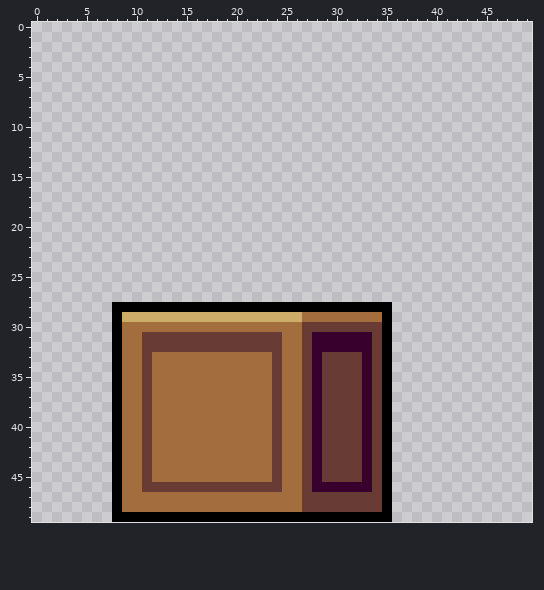
A pixel-art sprite gets an edit: img/crate.png. Above, as it was before the edit.
The file is 52x50 pixels. The old version is drawn lined up with the new one, on the new canvas.
Now the later version:
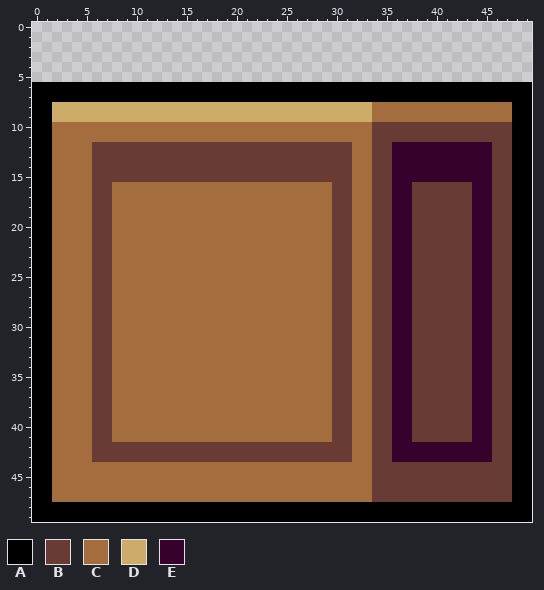
Palette (. is transparent): A #000000  B #683c34  C #a36d3e  D #ccac68  E #38002c
Changes in this commit:
canvas 52x50 -> 50x50, the old top-left corner now at -2,0 (the part of the old canvas that was cut away was empty and is not shown)
The author put colour A in rows 6 to 7 at x 0 to 49; in rows 8 to 47 at x 0 to 1 and 48 to 49; in rows 48 to 49 at x 0 to 7 and 36 to 49.
Colour B becomes colour A in row 48 at x 27 to 34.
Colour C becomes colour A in row 48 at x 9 to 26.
The author put colour B in rows 10 to 11 at x 34 to 47; in rows 12 to 15 at x 6 to 31, 34 to 35 and 46 to 47; in rows 16 to 27 at x 6 to 7, 30 to 31, 34 to 35, 38 to 43 and 46 to 47; in rows 28 to 41 at x 6 to 7, 38 to 43 and 46 to 47; in rows 42 to 43 at x 6 to 7 and 46 to 47; in rows 44 to 47 at x 36 to 47.
Colour A becomes colour B in row 28 at x 30 to 31 and 34 to 35; in rows 29 to 41 at x 35; in rows 42 to 43 at x 8 and 35; in rows 44 to 47 at x 35.
Colour C becomes colour B in row 29 at x 30 to 31 and 34; in rows 42 to 43 at x 9 to 10, 12 to 23 and 25 to 26.
Colour E becomes colour B in rows 31 to 32 at x 30 to 31; in rows 42 to 43 at x 28.
The author put colour C in rows 8 to 9 at x 34 to 47; in rows 10 to 11 at x 2 to 33; in rows 12 to 15 at x 2 to 5 and 32 to 33; in rows 16 to 27 at x 2 to 5, 8 to 29 and 32 to 33; in rows 28 to 43 at x 2 to 5; in rows 44 to 47 at x 2 to 7.
Colour A becomes colour C in row 28 at x 8 to 29 and 32 to 33; in rows 29 to 41 at x 8; in rows 44 to 47 at x 8.
Colour B becomes colour C in row 30 at x 27 to 29 and 32 to 33; in rows 31 to 32 at x 11 to 24 and 27; in rows 33 to 41 at x 11, 24, 27, 29 and 32; in rows 42 to 43 at x 32; in rows 44 to 45 at x 11, 24, 27 and 29 to 32; in row 46 at x 11 to 24 and 27.
Colour B becomes colour C in row 47 at x 27 to 33.
Colour D becomes colour C in row 29 at x 9 to 26.
Colour E becomes colour C in rows 31 to 32 at x 28 to 29 and 32 to 33; in rows 33 to 41 at x 28 and 33; in rows 42 to 43 at x 33; in rows 44 to 45 at x 28 and 33; in row 46 at x 28 to 33.
The author put colour D in rows 8 to 9 at x 2 to 33.
The author put colour E in rows 12 to 15 at x 36 to 45; in rows 16 to 41 at x 36 to 37 and 44 to 45; in rows 42 to 43 at x 36 to 45.
Changed places in both pictures, as pixel boxes (x1, y1, x2, y2):
changed: (32, 82, 532, 522)
